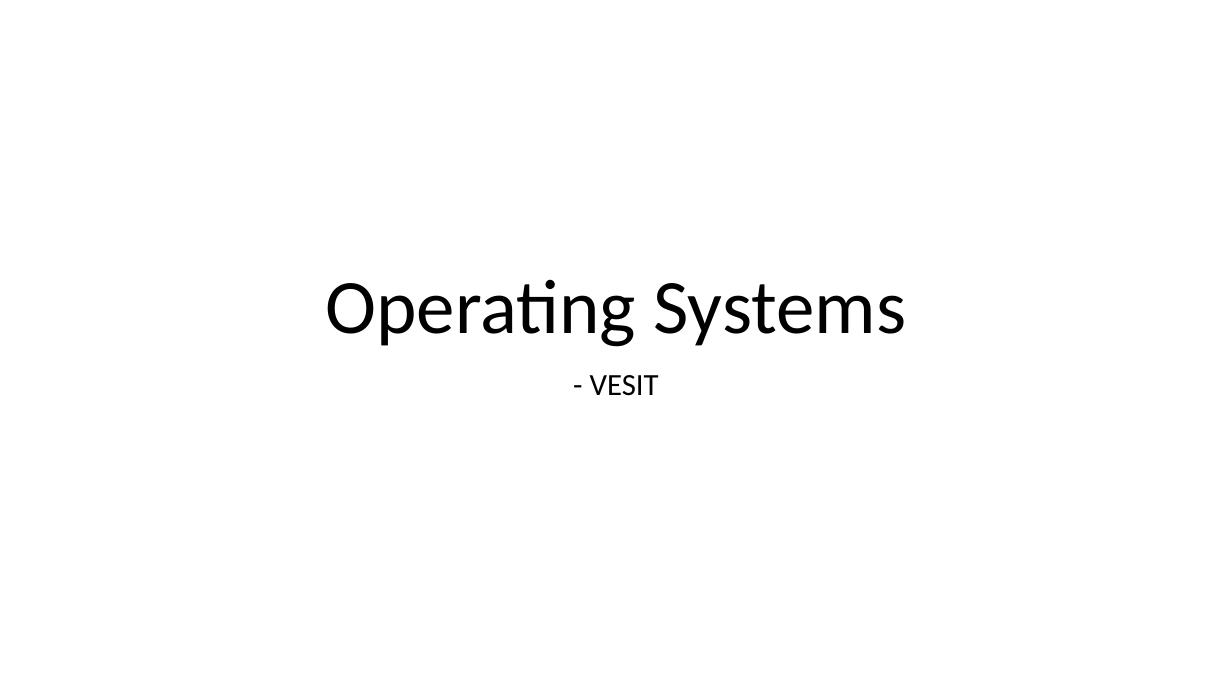
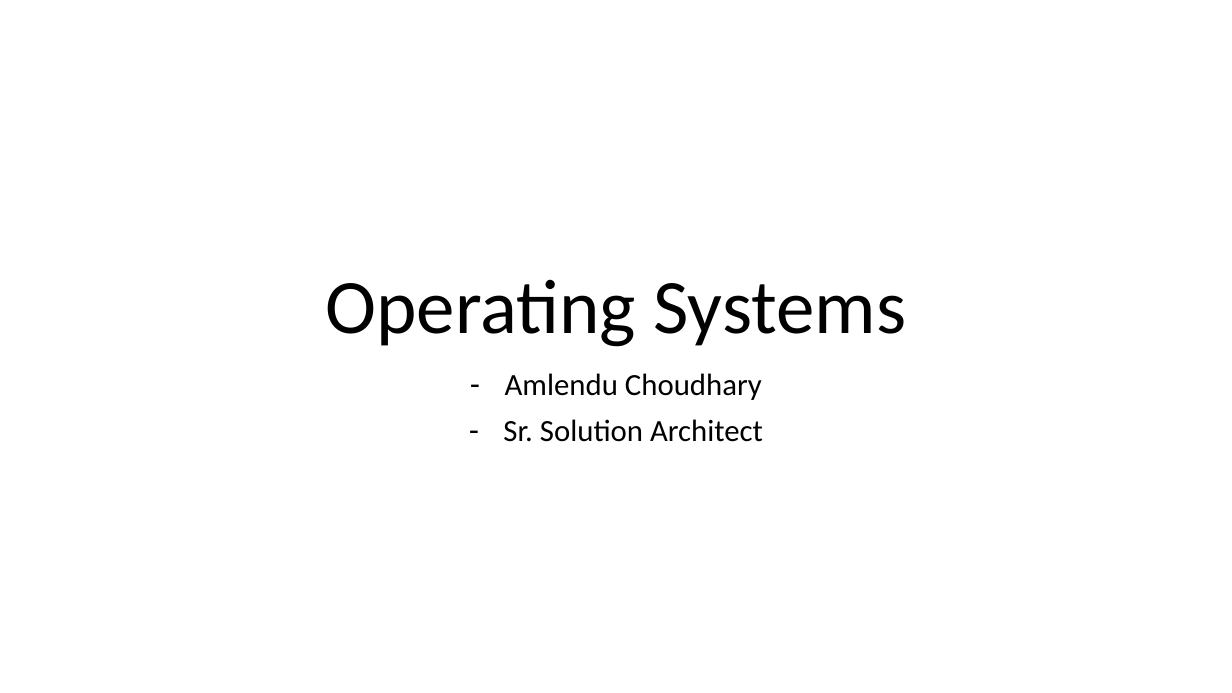
Before and after one commit to amlenduc/OS-Training, a slide deck: slide 1 of OS-vseit/Operating System.pptx. Drawn at 1232x693 pixels with LibreOffice and Linux fonts; fonts in the diff are those of the drawing. Boxes give left, top, right and bottom in pixels: in the first picture for what was removed or moved away, otherwise in the second. Text is boxed around its words. In the diff, an @@ line names an element or a change of style, - is before the commit and + after.

Commit message:
modified ppt

```diff
--- a/OS-vseit/Operating System.pptx
+++ b/OS-vseit/Operating System.pptx
@@ subtitle at (503, 373, 763, 442): text changed @@
-- VESIT
+– Amlendu Choudhary
+– Sr. Solution Architect
```
